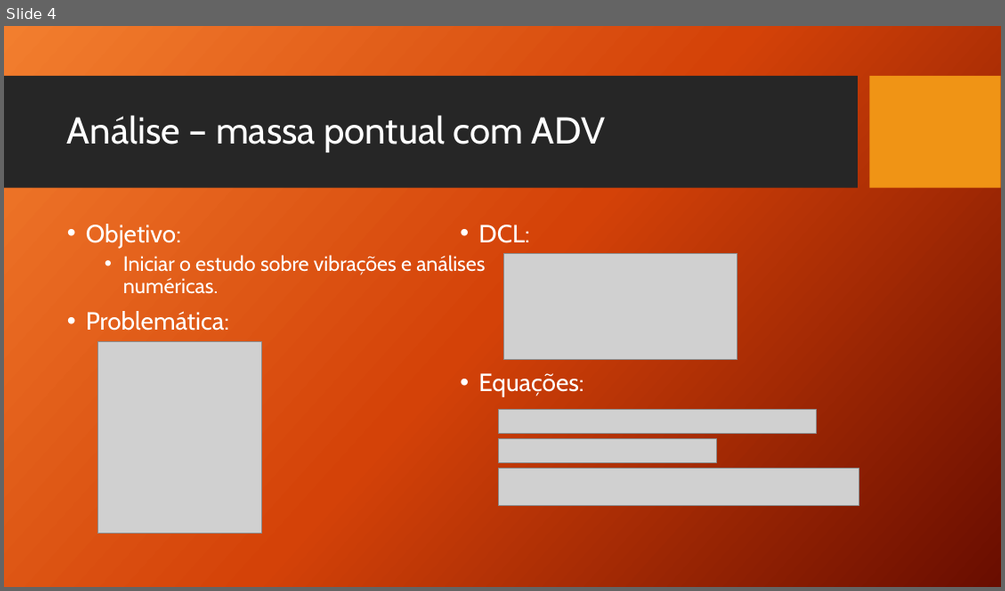
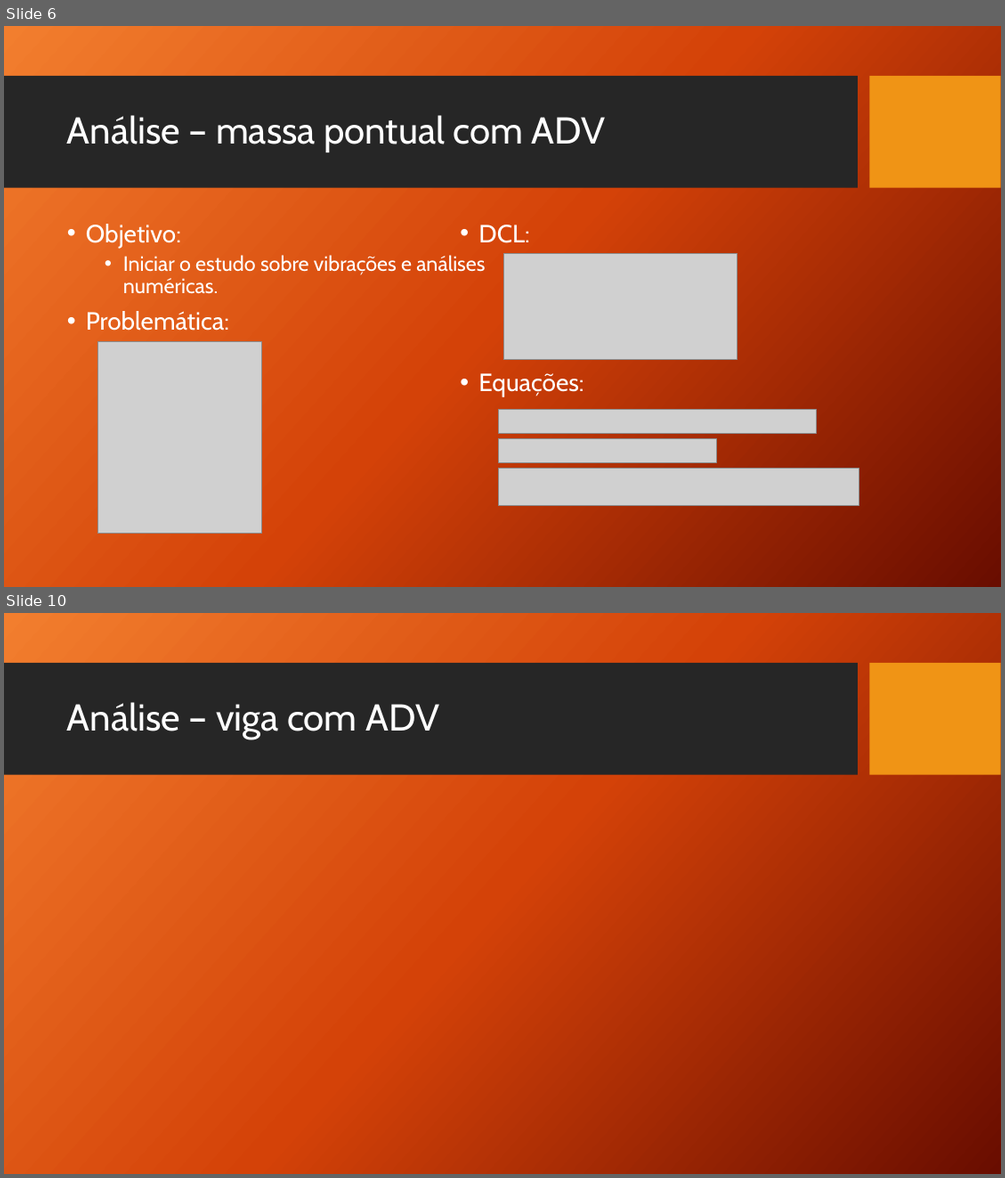
Before and after one commit to Meello/IC_Vibra-es, a slide deck: Apresentação/Iniciação científica em análise de vibrações em vigas.pptx. Shown one above the other, each under a label of ours: slide 4 before the commit, slides 6 and 10 after it; the slides between them are not shown. The pictures are 1005x591 and 1005x1178 pixels, drawn with LibreOffice and Linux fonts; fonts in the diff are those of the drawing; grey boxes stand for pictures; background and template pictures are left out. Boxes give left, top, right and bottom in pixels: in the first picture for what was removed or moved away, otherwise in the second. Text is boxed around its words. In the diff, an @@ line names an element or a change of style, - is before the commit and + after.

```diff
--- a/Apresentação/Iniciação científica em análise de vibrações em vigas.pptx
+++ b/Apresentação/Iniciação científica em análise de vibrações em vigas.pptx
@@ slide 10 added at [4, 613, 1001, 1174], background picture (left out); not listed: 2 template elements that a slide beside it also shows @@
@@ title added at [67, 702, 439, 739], 36 pt, text #FFFFFF @@
+Análise – viga com ADV
@@ what was slide 4 is now slide 6 @@
```
Also in this commit, not shown: 4 slides changed, 4 other slides added, 3 other files.
